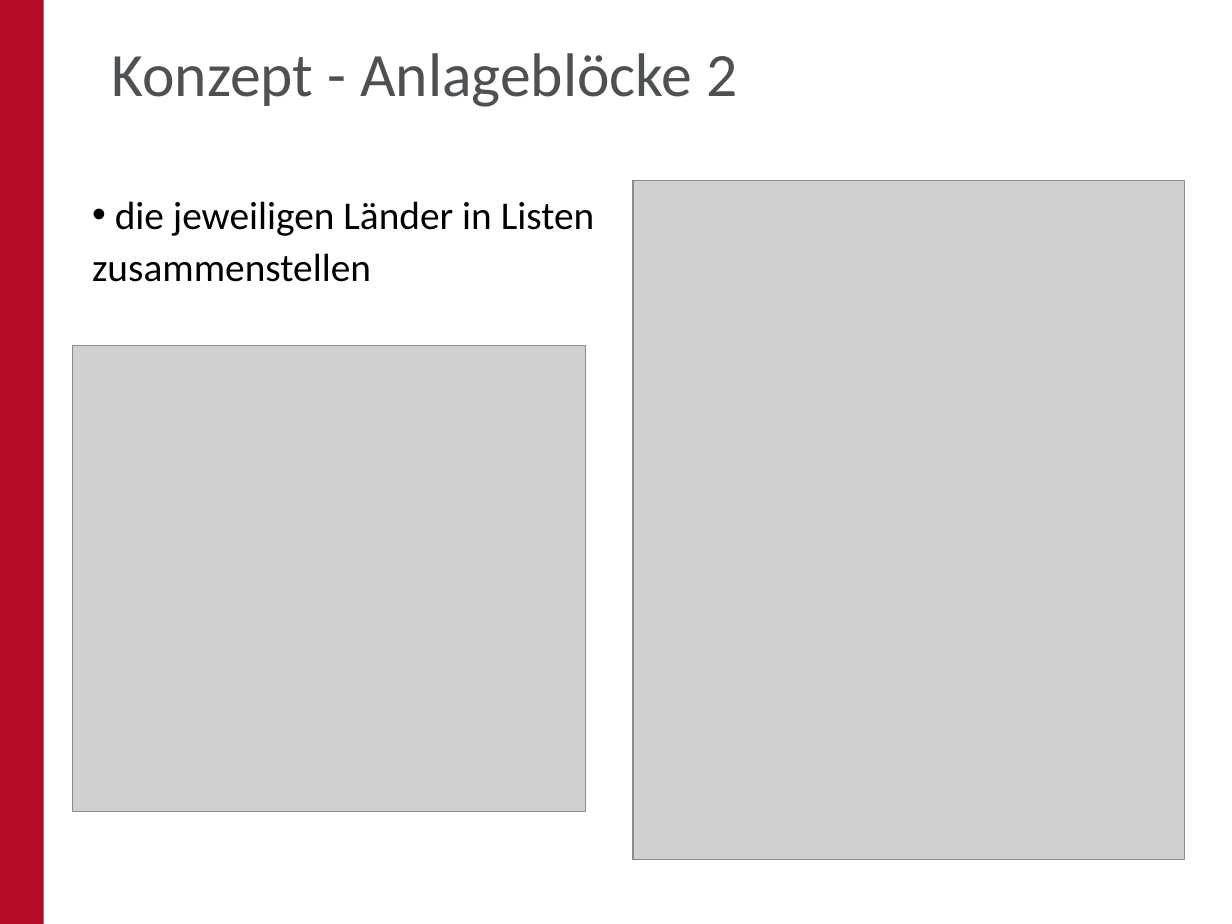
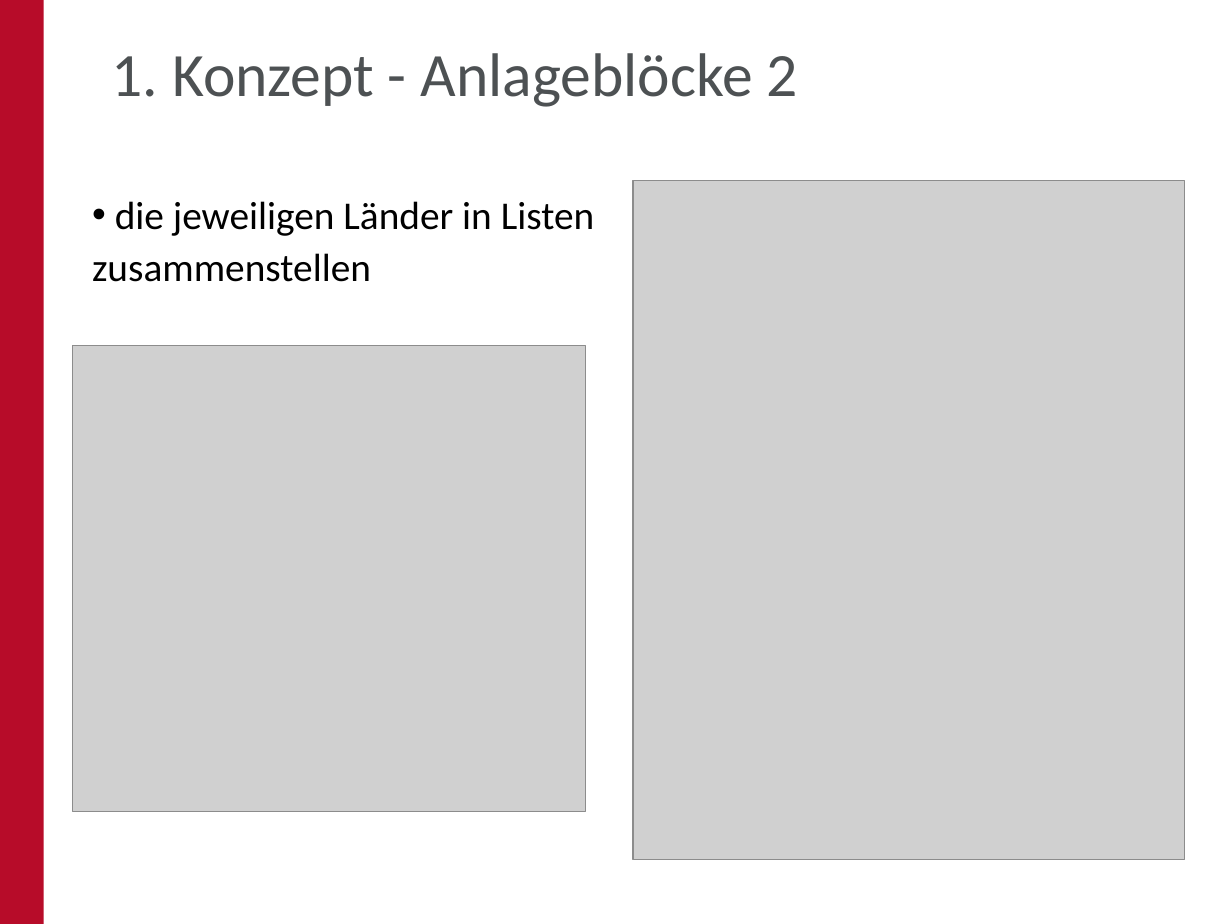
Before and after one commit to oskar-engler/praktikumsbericht, a slide deck: slide 8 of Bericht/PPT/Website - Analytic Tools.pptx. Drawn at 1232x924 pixels with LibreOffice and Linux fonts; fonts in the diff are those of the drawing; grey boxes stand for pictures; background and template pictures are left out. Boxes give left, top, right and bottom in pixels: in the first picture for what was removed or moved away, otherwise in the second. Text is boxed around its words. In the diff, an @@ line names an element or a change of style, - is before the commit and + after.

```diff
--- a/Bericht/PPT/Website - Analytic Tools.pptx
+++ b/Bericht/PPT/Website - Analytic Tools.pptx
@@ title at <box>112,53,798,107</box>: text changed @@
-Konzept - Anlageblöcke 2
+1. Konzept - Anlageblöcke 2
```
Also in this commit, not shown: 21 other slides changed, 1 slide added, 22 other files.
